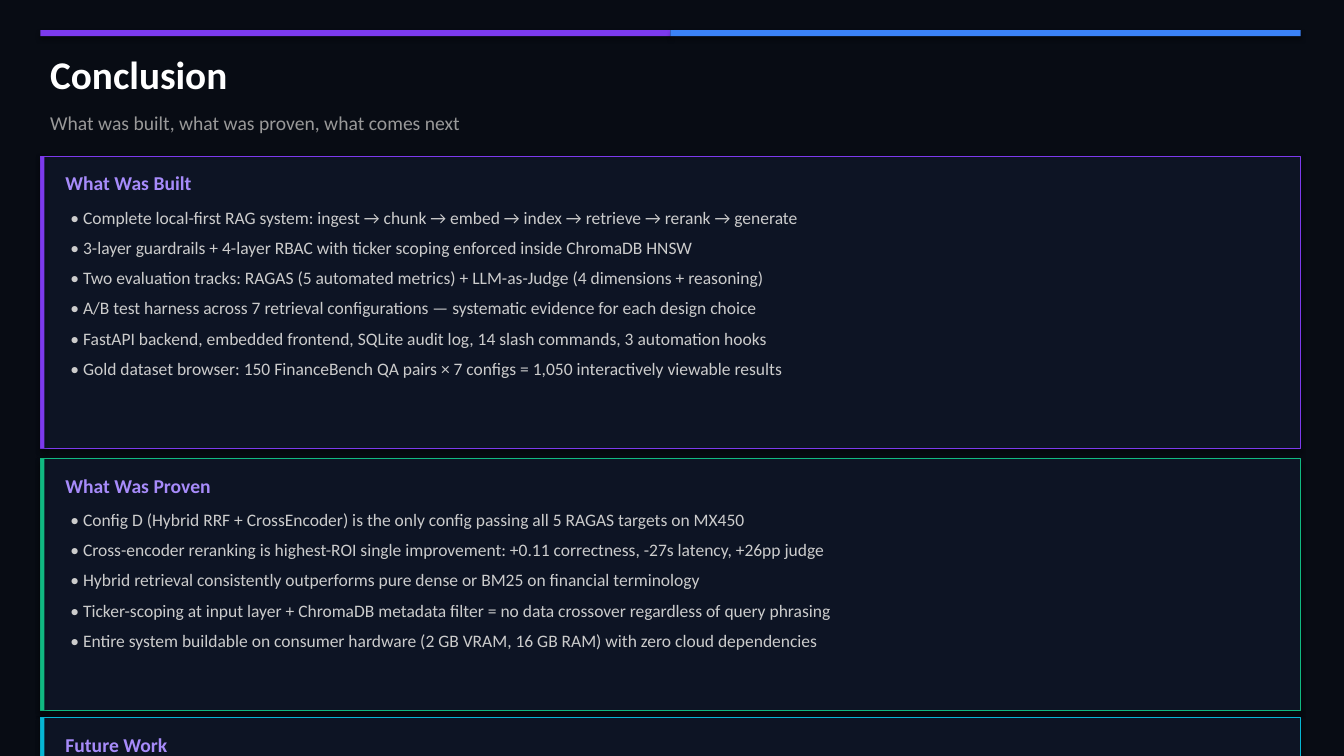
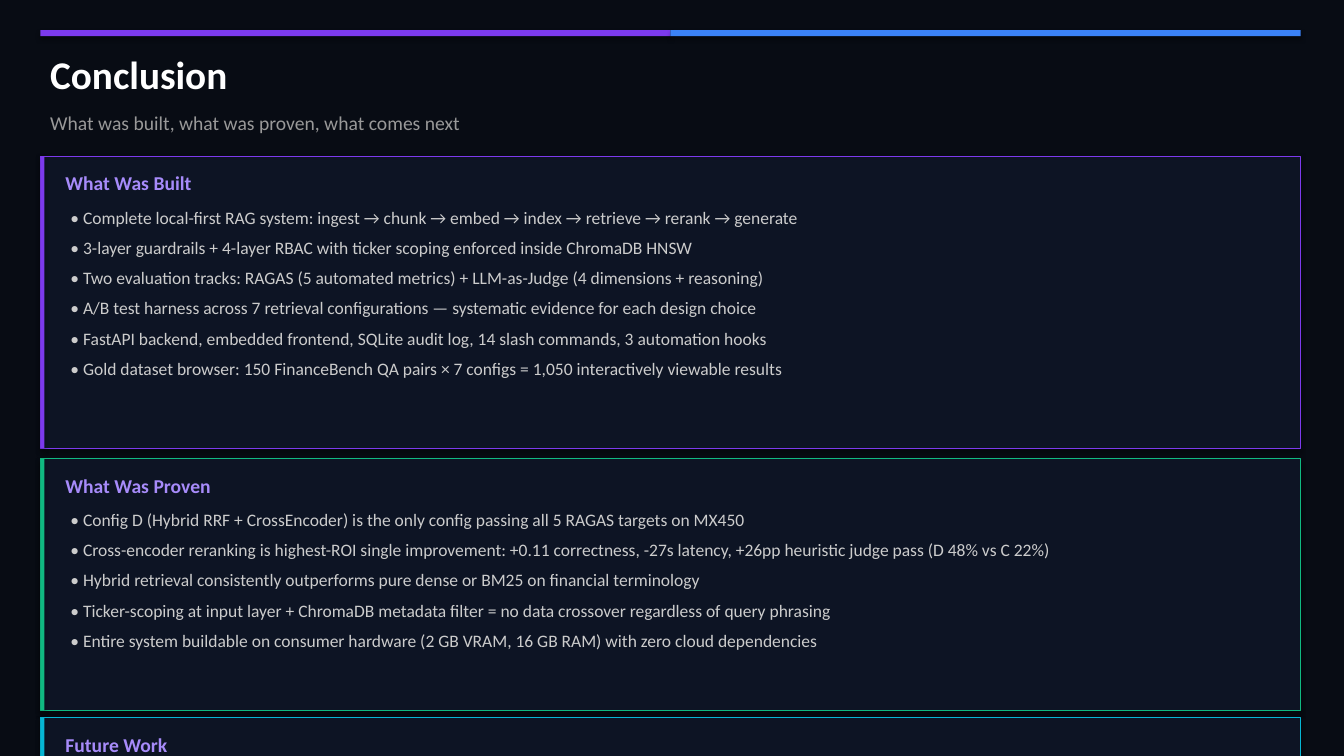
Before and after one commit to murtazammb52/ragixai, a slide deck: slide 20 of RAGixAI_Presentation.pptx. Drawn at 1344x756 pixels with LibreOffice and Linux fonts; fonts in the diff are those of the drawing. Boxes give left, top, right and bottom in pixels: in the first picture for what was removed or moved away, otherwise in the second. Text is boxed around its words. In the diff, an @@ line names an element or a change of style, - is before the commit and + after.

```diff
--- a/RAGixAI_Presentation.pptx
+++ b/RAGixAI_Presentation.pptx
@@ text at <box>83,543,1050,559</box>: text changed @@
-• Cross-encoder reranking is highest-ROI single improvement: +0.11 correctness, -27s latency, +26pp judge
+• Cross-encoder reranking is highest-ROI single improvement: +0.11 correctness, -27s latency, +26pp heuristic judge pass (D 48% vs C 22%)
```
Also in this commit, not shown: 1 other slide changed.
